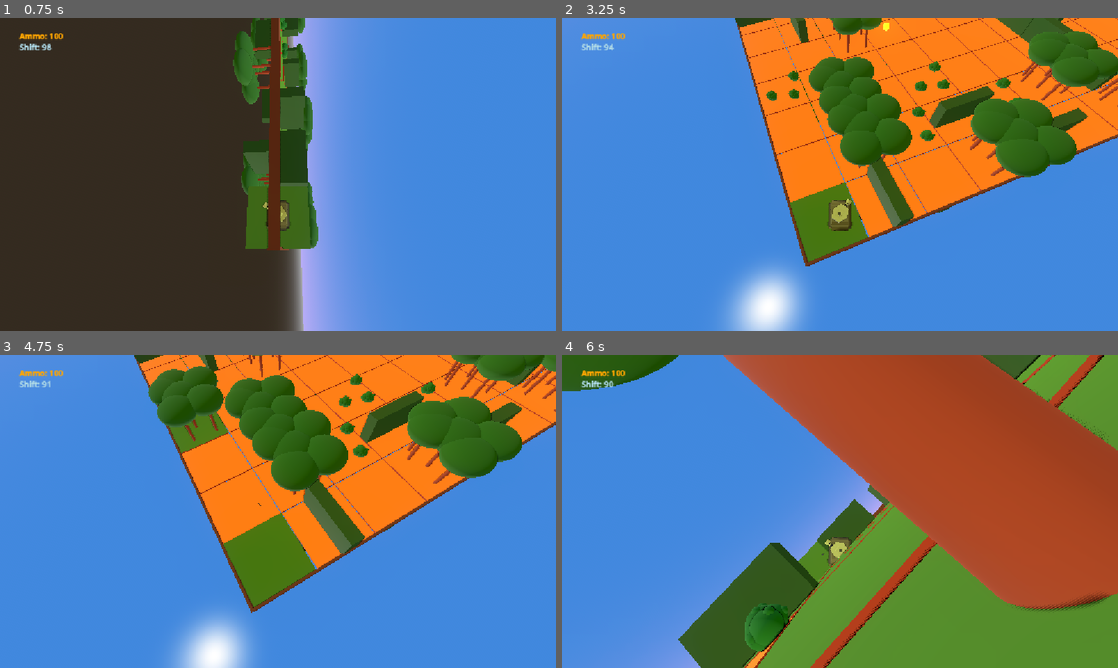
Above: before the commit, frames 1-4 (two rows, left to right).
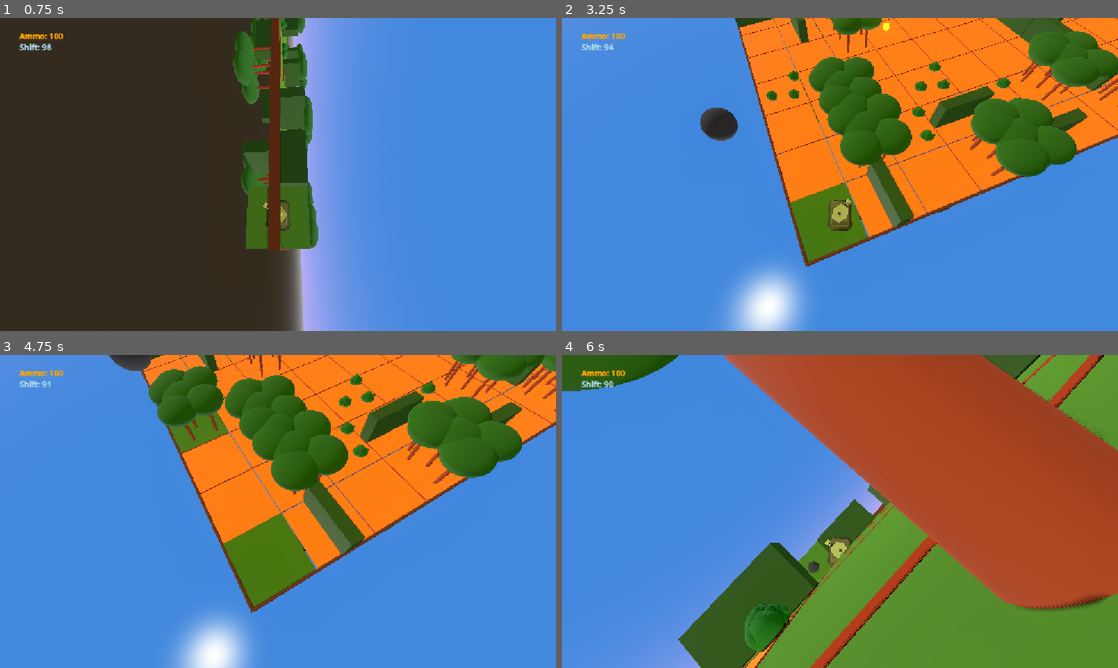
Above: after the commit, the same moments.

Repository: Grihgrix/Tank_Shift
Game: Godot game, scene res://Game scenes/Main_game_scene.tscn
Same seed, same stepped clock (60 frames per second), same inputs: the game is played once before the commit and once after it.
Inputs (mouse positions are in pixels of both pictures, inside the frame that each line leads up to):
- Up to frame 1 (0.75 s): tap Enter (ui_accept) at 0.5 s; move the mouse to (55, 55) at 0.52 s; hold Up (ui_up) from 0.53 s (still down); right-click (55, 55) at 0.6 s; click (55, 55) at 0.67 s
- Up to frame 2 (3.25 s): tap Enter (ui_accept) at 0.77, 1.52, 3.02 s; move the mouse to (1006, 221) at 1.27 s; click (1006, 221) at 1.35 s; move the mouse to (673, 127) at 2.02 s; release Up (ui_up) at 2.03 s; hold Left (ui_left) from 2.03 s (still down); right-click (673, 127) at 2.1 s; move the mouse to (867, 174) at 2.77 s; click (867, 174) at 2.85 s
- Up to frame 3 (4.75 s): move the mouse to (194, 433) at 3.52 s; release Left (ui_left) at 3.53 s; hold Down (ui_down) 3.53-4.28 s; right-click (194, 433) at 3.6 s; tap Enter (ui_accept) at 3.77, 4.52 s; move the mouse to (400, 495) at 4.27 s; hold Right (ui_right) from 4.28 s (still down); click (400, 495) at 4.35 s
- Up to frame 4 (6 s): move the mouse to (728, 527) at 5.02 s; release Right (ui_right) at 5.03 s; hold Up (ui_up) 5.03-5.78 s; right-click (728, 527) at 5.1 s; click (728, 527) at 5.17 s; move the mouse to (617, 392) at 5.77 s; hold Right (ui_right) from 5.78 s (still down); click (617, 392) at 5.85 s

Frame 1 is identical in both runs. In frame 2, 0.6% of the frame differs, in the area x 24-49%, y 28-60%; in frame 3, 0.3%; in frame 4, less than 0.1%.

Commit message:
Fixed projectile deformation
Projectile was deformed by the shooter scale
The shooter having no visible shape, it does not need to have a scale different.
The shooter's scale was therefore set back to 1,1,1

Diff:
--- a/Game scenes/Character scenes/character.tscn
+++ b/Game scenes/Character scenes/character.tscn
@@ -57,7 +57,7 @@
 surface_material_override/0 = SubResource("ShaderMaterial_yk8nn")
 
 [node name="Shooter" type="Node3D" parent="Proto_tank/Tourelle/Head" unique_id=967923646]
-transform = Transform3D(0.053920813, 0, 0, 0, 0.03408003, 0, 0, 0, 0.407366, 1.1233786, 0.31509995, -0.0060013533)
+transform = Transform3D(1, 0, 0, 0, 1, 0, 0, 0, 1, 1.123, 0.315, 0)
 script = ExtResource("3_y3tpf")
 
 [node name="Shooter_Timer" type="Timer" parent="Proto_tank/Tourelle/Head/Shooter" unique_id=623596999]
